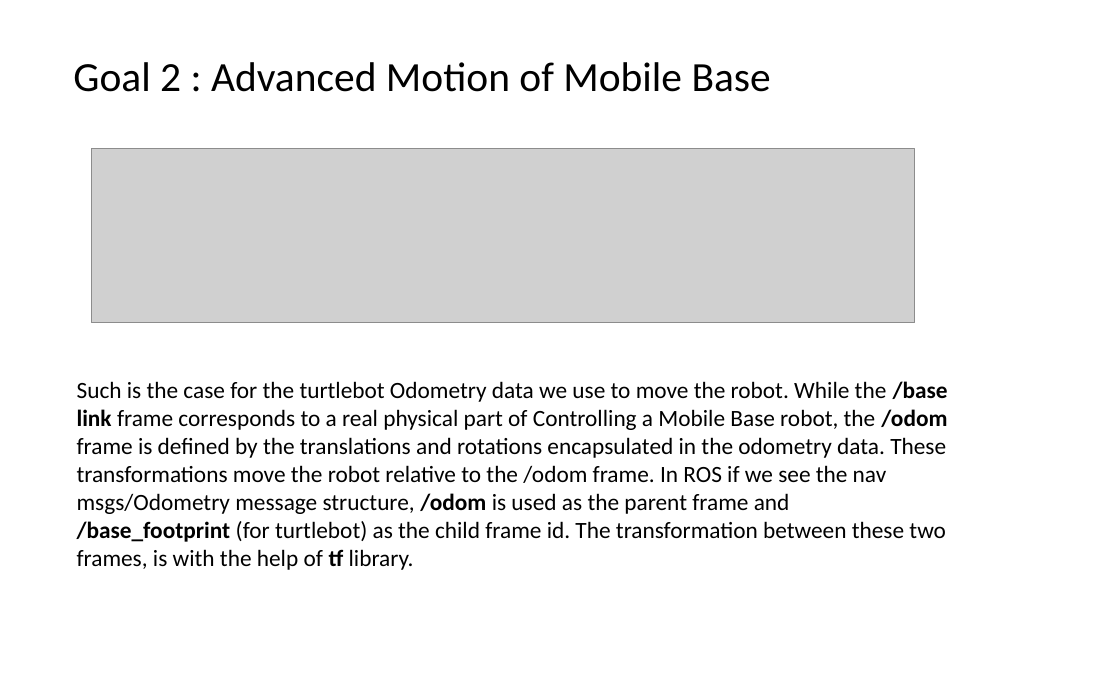
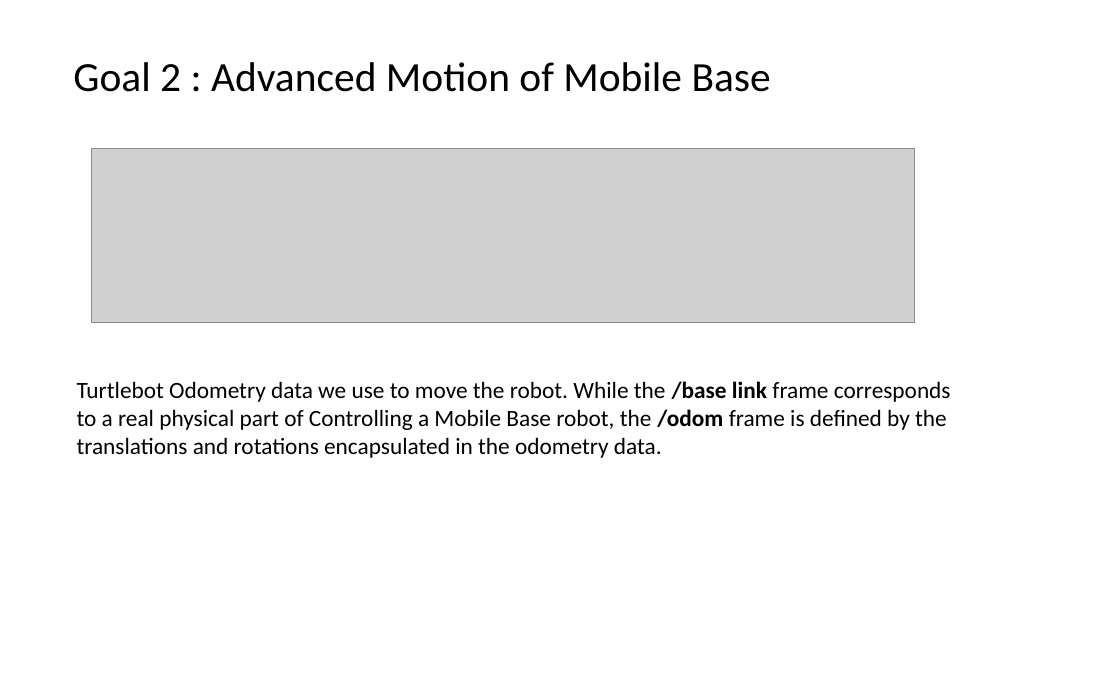
Before and after one commit to mzc1986/ros_report, a slide deck: slide 8 of Presentation/ROS-Turtlebot.pptx (slide 9 before the commit). Drawn at 1120x700 pixels with LibreOffice and Linux fonts; fonts in the diff are those of the drawing; grey boxes stand for pictures. Boxes give left, top, right and bottom in pixels: in the first picture for what was removed or moved away, otherwise in the second. Text is boxed around its words. In the diff, an @@ line names an element or a change of style, - is before the commit and + after.

```diff
--- a/Presentation/ROS-Turtlebot.pptx
+++ b/Presentation/ROS-Turtlebot.pptx
@@ text at <box>77,381,951,458</box>: text changed @@
-Such is the case for the turtlebot Odometry data we use to move the robot. While the /base link frame corresponds to a real physical part of Controlling a Mobile Base robot, the /odom frame is defined by the translations and rotations encapsulated in the odometry data. These transformations move the robot relative to the /odom frame. In ROS if we see the nav msgs/Odometry message structure, /odom is used as the parent frame and
-/base_footprint (for turtlebot) as the child frame id. The transformation between these two frames, is with the help of tf library.
+Turtlebot Odometry data we use to move the robot. While the /base link frame corresponds to a real physical part of Controlling a Mobile Base robot, the /odom frame is defined by the translations and rotations encapsulated in the odometry data.
```
Also in this commit, not shown: 3 other slides changed, 2 slides removed.
